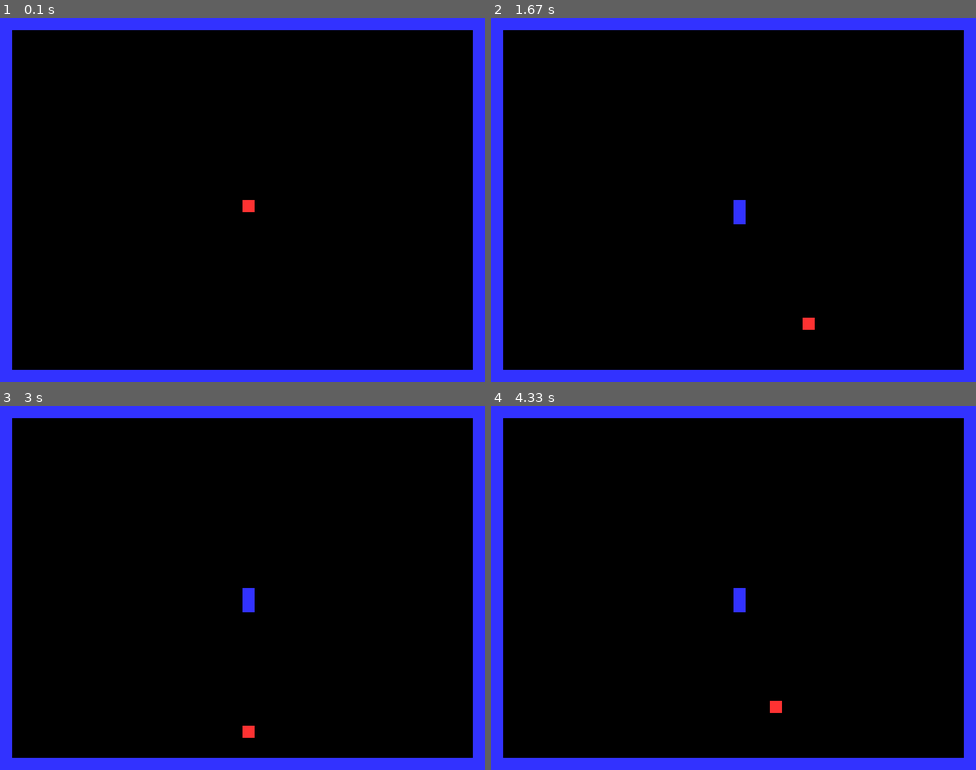
Above: before the commit, frames 1-4 (two rows, left to right).
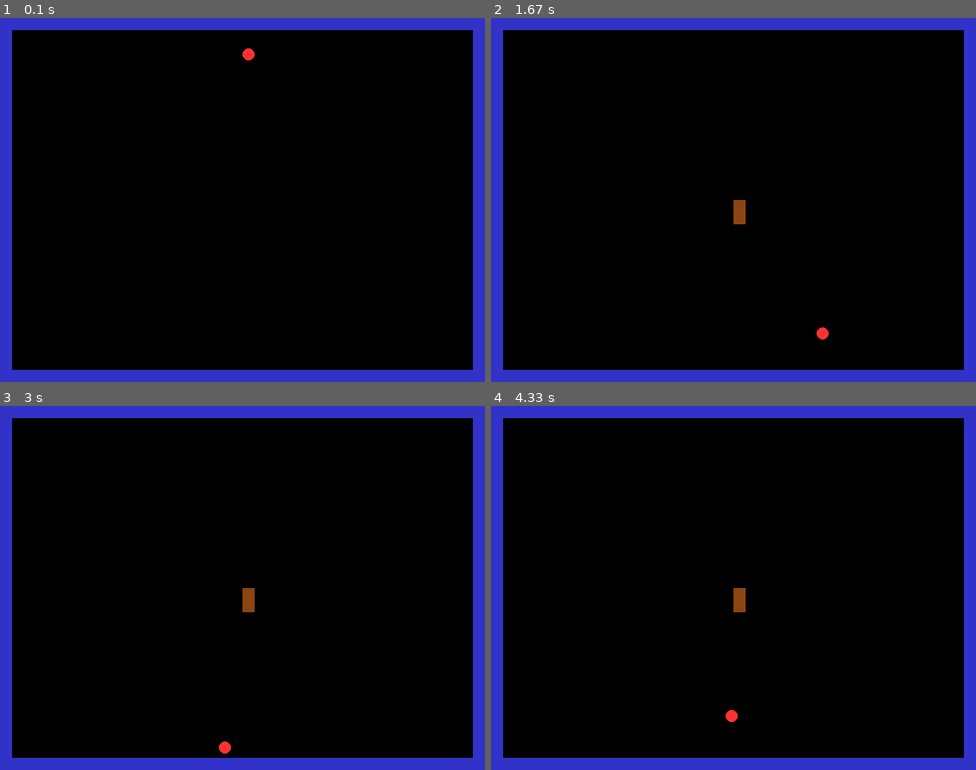
Above: after the commit, the same moments.

Repository: dankelley2/Pygame_BasicExamples
Game: pygame game, started from Platformer/game.py
Two runs of this game, one before a commit and one after it. Both use one fixed random seed, a clock stepped at 60 frames per second and the inputs below.
Inputs (mouse positions are in pixels of both pictures, inside the frame that each line leads up to):
- Up to frame 1 (0.1 s): no input
- Up to frame 2 (1.67 s): click (733, 200) at 0.38 s; hold D 0.67-1.13 s; move the mouse to (714, 214) at 0.7 s; click (733, 221) at 1.22 s; hold D from 1.5 s (still down)
- Up to frame 3 (3 s): release D at 1.97 s; hold A 2-2.53 s; hold A 2.57-2.97 s
- Up to frame 4 (4.33 s): hold D 3-3.63 s; hold A 3.67-4.13 s; tap Space at 3.73, 4.03, 4.23 s; hold D from 4.17 s (still down)

The runs differ from the first frame. In frame 1, 11% of the frame differs, in the area x 0-100%, y 0-100%; in frame 2, 12%; in frame 3, 12%; in frame 4, 12%.

Commit message:
Reliable physics and wall merging

Diff:
--- a/Platformer/classes/entities.py
+++ b/Platformer/classes/entities.py
@@ -1,5 +1,7 @@
 import pygame
 import pygame.math as pgm
+from itertools import combinations
+import math
 
 # Drawable class that represents an instance of an object in the game
 # It has an initial size, keeps track of it's rectangle object, and has a draw method
@@ -44,8 +46,6 @@
         return pgm.Vector2(self.rect.centerx, self.rect.centery)
 
     def __init__(self, x, y, width, height, color):
-        self.width = width
-        self.height = height
         self.rect = pygame.Rect(x, y, width, height)
         self.color = color
 
@@ -75,9 +75,9 @@
 
     def __init__(self, x, y, width, height, color, vx, vy):
         super().__init__(x, y, width, height, color)
-        self.mass = self.width * self.height
+        self.mass = width * height
         self.imass = 1 / self.mass
-        self.restitution = 0.5
+        self.restitution = 0.25
         self.velocity = pgm.Vector2(vx, vy)
         self.locked = False
         Physical.all_objects.append(self)
@@ -86,6 +86,7 @@
     # collision_handler is a function that takes in a collision object and handles the collision
     def step(self):
         self.move_by(self.velocity.x, self.velocity.y)
+        self.velocity.x *= 0.9
 
     # add velocity
     def add_velocity(self, vx, vy):
@@ -125,21 +126,67 @@
 # This class inherits from Drawable, which is an example of polymorphism
 class Player(Physical):
 
-        def __init__(self, x, y, width, height, color, vx=0, vy=0):
-            super().__init__(x, y, width, height, color, vx, vy)
-            self.standing = False
+    def __init__(self, x, y, width, height, color, vx=0, vy=0):
+        super().__init__(x, y, width, height, color, vx, vy)
+        self.standing = False
+        self.mass = math.pi * (width / 2) ** 2
+        self.imass = 1 / self.mass
 
-        def hit_by(self, other, collision_vector: pgm.Vector2):
-            # if the other object is a wall
-            if isinstance(other, Wall):
-                # if the collision vector is pointing up, set the y velocity to 0, and standing to true
-                if collision_vector.y > 0 and not self.standing:
-                    self.vy = 0
-                    self.standing = True
+    def hit_by(self, other, collision_vector: pgm.Vector2):
+        # if the other object is a wall
+        if isinstance(other, Wall):
+            # if the collision vector is pointing up, set the y velocity to 0, and standing to true
+            if collision_vector.y > 0 and not self.standing:
+                self.vy = 0
+                self.standing = True
+
+    # draw the object
+    def draw(self, screen):
+        # draw an ellipse with pygame
+        pygame.draw.ellipse(screen, self.color, self.rect)
 
 # wall class that represents a wall in the game
 class Wall(Physical):
+    list_of_walls = []
+
+    def try_merge_walls():
+        removed_walls = []
+        # Use combinations to get all possible pairs from all_objects
+        for obj1, obj2 in combinations(Wall.list_of_walls, 2):
+            # if removed_walls does not contian obj1 and obj2
+            if obj2 in removed_walls:
+                continue
+            if obj1.x == obj2.x and (abs(obj1.y - obj2.y) == 20 or abs(obj1.bottom - obj2.bottom) == 20):
+                if obj1.merge(obj2):
+                    removed_walls.append(obj2)
+                    # change to brown
+                    obj1.color = (139, 69, 19)
+        if len(removed_walls) > 0:
+            Wall.try_merge_walls()
 
     def __init__(self, x, y, width, height, color):
         super().__init__(x, y, width, height, color, 0, 0)
         self.locked = True
+        self.mass = 1000000
+        Wall.list_of_walls.append(self)
+
+    # function that merges two walls together
+    def merge(self, other):
+        # if this wall is above the other wall
+        if self.bottom == other.top and self.rect.width == other.rect.width and self.rect.x == other.rect.x:
+            self.rect.height += other.rect.height
+            self.mass += other.mass
+            other.destroy()
+            return True
+        # if this wall is below the other wall
+        elif self.top == other.bottom and self.rect.width == other.rect.width and self.rect.x == other.rect.x:
+            self.rect.height += other.rect.height
+            self.rect.y = other.rect.y
+            self.mass += other.mass
+            other.destroy()
+            return True
+        return False
+
+    def destroy(self):
+        Wall.list_of_walls.remove(self)
+        Physical.all_objects.remove(self)
--- a/Platformer/classes/physics.py
+++ b/Platformer/classes/physics.py
@@ -4,27 +4,7 @@
 import math
 from . import entities
 
-def generate_collision_pairs(list_of_objects):
-    collision_pair_manifolds : list(Manifold) = []
-
-    # Use combinations to get all possible pairs from all_objects
-    for obj1, obj2 in combinations(list_of_objects, 2):
-        if obj1.rect.colliderect(obj2.rect):  # Check if rectangles collide
-            if obj1.locked and obj2.locked:  # If both objects are static, skip
-                continue
-            collision_pair_manifolds.append(Manifold(A=obj1, B=obj2))  # If they collide, add them as a pair
-
-    return collision_pair_manifolds
-
-# resolve_collision_pairs takes in a list of collision Manifold objects and runs aabb_vs_aabb on them
-# if a collision is detected, it runs resolve_collision on the collision Manifold
-def resolve_collision_pairs(collision_manifolds):
-    for m in collision_manifolds:
-        if aabb_vs_aabb(m):
-            resolve_collision(m)
-            positional_correction(m)
-            m.A.hit_by(m.B, m.Normal)
-            m.B.hit_by(m.A, m.Normal * -1)
+
 
 # Manifold class that contains the two objects that collided, the penetration depth, and the normal
 class Manifold:
@@ -33,6 +13,76 @@
         self.B : entities.Physical = B
         self.Penetration = 0
         self.Normal = None
+
+# generate_collision_pairs takes in a list of objects and returns a list of collision Manifold objects
+def generate_collision_pairs(list_of_objects):
+    collision_pair_manifolds : list(Manifold) = []
+
+    # Use combinations to get all possible pairs from all_objects
+    for obj1, obj2 in combinations(list_of_objects, 2):
+        if obj1.rect.colliderect(obj2.rect):  # Check if rectangles collide
+            if obj1.locked and obj2.locked:  # If both objects are static, skip
+                continue
+            collision_pair_manifolds.append(Manifold(A=obj1, B=obj2))  # If they collide, add them as a pair
+
+    return collision_pair_manifolds
+
+
+# resolve_collision_pairs takes in a list of collision Manifold objects and runs aabb_vs_aabb on them
+# if a collision is detected, it runs resolve_collision on the collision Manifold
+def resolve_collision_pairs(collision_manifolds):
+    for m in collision_manifolds:
+        if (isinstance(m.A, entities.Player) and isinstance(m.B, entities.Player)):
+            collision_handler = circle_vs_circle
+        if (isinstance(m.A, entities.Player) or isinstance(m.B, entities.Player)) \
+            and not (isinstance(m.A, entities.Player) and isinstance(m.B, entities.Player)):
+            collision_handler = aabb_vs_circle
+            if isinstance(m.A, entities.Player):
+                m.A, m.B = m.B, m.A
+        if (isinstance(m.A, entities.Wall) and isinstance(m.B, entities.Wall)):
+            collision_handler = aabb_vs_aabb
+        if collision_handler(m):
+            resolve_collision(m)
+            positional_correction(m)
+            m.A.hit_by(m.B, m.Normal)
+            m.B.hit_by(m.A, m.Normal * -1)
+
+
+# resolve_collision takes in a collision Manifold and resolves the collision
+def resolve_collision(m : Manifold):
+    rv = m.B.velocity - m.A.velocity
+
+    if math.isnan(m.Normal.x) or math.isnan(m.Normal.y):
+        return
+
+    velAlongNormal = rv.dot(m.Normal)
+
+    if velAlongNormal > 0:
+        return
+
+    e = min(m.A.restitution, m.B.restitution)
+
+    j = -(1 + e) * velAlongNormal
+    j = j / (m.A.imass + m.B.imass)
+
+    impulse = m.Normal * j
+
+    m.A.velocity = m.A.velocity - impulse * m.A.imass if not m.A.locked else m.A.velocity
+    m.B.velocity = m.B.velocity + impulse * m.B.imass if not m.B.locked else m.B.velocity
+
+# positional_correction takes in a collision Manifold and corrects the position of the objects
+def positional_correction(m: Manifold):
+    percent = 0.6  # usually 20% to 80%
+    correction = m.Normal * (percent * (m.Penetration / (m.A.imass + m.B.imass)))
+
+    if not m.A.locked:
+        vel = -correction * m.A.imass
+        m.A.move_by(vel.x, vel.y)
+
+    if not m.B.locked:
+        vel = correction * m.B.imass
+        m.B.move_by(vel.x, vel.y)
+
 
 # Function that takes in a Manifold, modifies it and returns a boolean based on whether or not the objects collided
 def aabb_vs_aabb(m: Manifold) -> bool:
@@ -87,36 +137,110 @@
     return False
 
 
-def resolve_collision(m : Manifold):
-    rv = m.B.velocity - m.A.velocity
-
-    if math.isnan(m.Normal.x) or math.isnan(m.Normal.y):
-        return
-
-    velAlongNormal = rv.dot(m.Normal)
-
-    if velAlongNormal > 0:
-        return
-
-    e = min(m.A.restitution, m.B.restitution)
-
-    j = -(1 + e) * velAlongNormal
-    j = j / (m.A.imass + m.B.imass)
-
-    impulse = m.Normal * j
-
-    m.A.velocity = m.A.velocity - impulse * m.A.imass if not m.A.locked else m.A.velocity
-    m.B.velocity = m.B.velocity + impulse * m.B.imass if not m.B.locked else m.B.velocity
-
-
-def positional_correction(m: Manifold):
-    percent = 0.6  # usually 20% to 80%
-    correction = m.Normal * (percent * (m.Penetration / (m.A.imass + m.B.imass)))
-
-    if not m.A.locked:
-        vel = -correction * m.A.imass
-        m.A.move_by(vel.x, vel.y)
-
-    if not m.B.locked:
-        vel = correction * m.B.imass
-        m.B.move_by(vel.x, vel.y)
+# Function that takes in a Manifold, modifies it and returns a boolean based on whether or not the objects collided
+def circle_vs_circle(m: Manifold) -> bool:
+    # Setup a couple pointers to each object
+    A = m.A
+    B = m.B
+
+    # Vector from A to B
+    vector = B.center - A.center
+
+    # Combine the radii of both circles
+    r = A.width/2 + B.width/2
+    r *= r
+
+    # If the squared distance between the circles' centers is greater than the squared combined radii, no collision
+    if vector.length_squared() > r:
+        return False
+
+    # Circles have collided, now compute manifold
+    d = vector.length() # perform actual sqrt
+
+    # If distance between circles is not zero
+    if d != 0:
+        # Distance is difference between radius and distance
+        m.Penetration = A.width/2 + B.width/2 - d
+
+        # Utilize our d since we performed sqrt on it already within length()
+        # Points from A to B, and is a unit vector
+        m.Normal = vector / d
+        return True
+
+    # Circles are on same position
+    # Choose random (but consistent) values
+    m.Penetration = A.width/2
+    m.Normal = pgm.Vector2(1, 0)
+    return True
+
+
+# Function that takes in a Manifold, modifies it and returns a boolean based on whether or not the objects collided
+def aabb_vs_circle(m: Manifold) -> bool:
+    # Setup a couple pointers to each object
+    # Box Shape
+    box = m.A
+
+    # Circle Shape
+    circle = m.B
+
+    # Vector from box to circle
+    vector = circle.center - box.center
+
+    # Closest point on box to center of circle
+    closest = vector.copy()
+
+    # Calculate half extents along each axis
+    x_extent = (box.rect.right - box.rect.left) / 2
+    y_extent = (box.rect.bottom - box.rect.top) / 2
+
+    # Clamp point to edges of the AABB
+    closest.x = max(-x_extent, min(x_extent, closest.x))
+    closest.y = max(-y_extent, min(y_extent, closest.y))
+
+    inside = False
+
+    # Circle is inside the AABB, so we need to clamp the circle's center
+    # to the closest edge
+    if vector == closest:
+        inside = True
+
+        # Find closest axis
+        if abs(vector.x) < abs(vector.y):
+            # Clamp to closest extent
+            if closest.x > 0:
+                closest.x = x_extent
+            else:
+                closest.x = -x_extent
+        # y axis is shorter
+        else:
+            # Clamp to closest extent
+            if closest.y > 0:
+                closest.y = y_extent
+            else:
+                closest.y = -y_extent
+
+    normal = vector - closest
+    if normal.length_squared() == 0:
+        normal = pgm.Vector2(0, 1)
+    d = normal.length_squared()
+    r = circle.rect.width / 2
+
+    # Early out of the radius is shorter than distance to closest point and
+    # Circle not inside the AABB
+    if d > r * r and not inside:
+        return False
+
+    # Avoided sqrt until we needed
+    d = d ** 0.5
+
+    # Collision normal needs to be flipped to point outside if circle was
+    # inside the AABB
+    if inside:
+        m.Normal = (-normal).normalize()
+        m.Penetration = r - d
+    else:
+        # If pushing up at all, go straight up (gravity hack)
+        m.Normal = normal.normalize()
+        m.Penetration = r - d
+
+    return True
--- a/Platformer/game.py
+++ b/Platformer/game.py
@@ -17,20 +17,20 @@
         self.FPS = 60
 
         # other setup stuff, will move this to a function later
-        self.mvmt_delta = 3
-        self.JUMP_SPEED = 3
+        self.mvmt_delta = 1.5
+        self.JUMP_SPEED = 3.0
         self.GRAVITY = 0.1
-        self.player =  entities.Player(self.WIDTH // 2, self.HEIGHT // 2, 20, 20, color=(255, 50, 50))
+        self.player =  entities.Player(self.WIDTH // 2, 50, 20, 20, color=(255, 50, 50))
         self.vy = 0
         self.bullets = []
 
 # function to add wall entities to the game around the edges of the screen
 def add_boundaries(game_state: GameState):
     # add walls around the edges of the screen
-    entities.Wall(0, 0, game_state.WIDTH, 20, color=(50, 50, 255))
-    entities.Wall(0, 0, 20, game_state.HEIGHT, color=(50, 50, 255))
-    entities.Wall(game_state.WIDTH - 20, 0, 20, game_state.HEIGHT, color=(50, 50, 255))
-    entities.Wall(0, game_state.HEIGHT - 20, game_state.WIDTH, 20, color=(50, 50, 255))
+    entities.Wall(0, 0, game_state.WIDTH, 20, color=(50, 50, 200))
+    entities.Wall(0, 0, 20, game_state.HEIGHT, color=(50, 50, 200))
+    entities.Wall(game_state.WIDTH - 20, 0, 20, game_state.HEIGHT, color=(50, 50, 200))
+    entities.Wall(0, game_state.HEIGHT - 20, game_state.WIDTH, 20, color=(50, 50, 200))
 
 # Main game loop
 def game_loop(game_state: GameState):
@@ -47,8 +47,7 @@
 
 # Process game events
 def run_engine(game_state: GameState):
-
-    # Event loop
+    # Event handling (Conrols etc)
     for event in pygame.event.get():
         if event.type == pygame.QUIT:
             game_state.running = False # quit the game when the user clicks the X
@@ -66,35 +65,28 @@
             pos = pygame.mouse.get_pos()
             # create a wall at the mouse position snapped to the nearest 20x20 grid
             entities.Wall(pos[0] - pos[0] % 20, pos[1] - pos[1] % 20, 20, 20, color=(50, 50, 255))
+            entities.Wall.try_merge_walls()
 
     # Get a list of all pressed keys
     keys = pygame.key.get_pressed()
 
-    if keys[pygame.K_a] and game_state.player.left - game_state.mvmt_delta > 0:
-        game_state.player.move_by(dx= -game_state.mvmt_delta, dy=0)
-    if keys[pygame.K_d] and game_state.player.right + game_state.mvmt_delta < game_state.WIDTH:
-        game_state.player.move_by(dx= game_state.mvmt_delta, dy=0)
+    if keys[pygame.K_a] and game_state.player.velocity.x > -3:
+        game_state.player.add_velocity(vx= -game_state.mvmt_delta, vy=0)
+    if keys[pygame.K_d] and game_state.player.velocity.x < 3:
+        game_state.player.add_velocity(vx= game_state.mvmt_delta, vy=0)
+    #End Controls
 
-    # Add gravity to the y velocity
-    game_state.player.add_velocity(0, game_state.GRAVITY)
-
-    # step the physical objects
+    # Run physics Simulation
     for obj in entities.Physical.all_objects:
+        # add gravity to all objects
+        if not obj.locked:
+            obj.add_velocity(0, game_state.GRAVITY)
+        # move all objects
         obj.step()
+        # Check for and resolve collisions
         collision_manifolds = physics.generate_collision_pairs(entities.Physical.all_objects)
         if len(collision_manifolds) > 0:
             physics.resolve_collision_pairs(collision_manifolds)
-
-    # generate collision pairs for the physical objects
-
-
-    # Add velocity to y position (with bounds checking)
-    if game_state.player.y < 0:  # Hitting the top of the screen
-        game_state.player.y = 0
-        game_state.player.vy = 0
-    elif game_state.player.y > game_state.HEIGHT - game_state.player.height:  # Hitting the bottom of the screen
-        game_state.player.y = game_state.HEIGHT - game_state.player.height
-        game_state.player.vy = 0
 
 
 # draw function for the program
